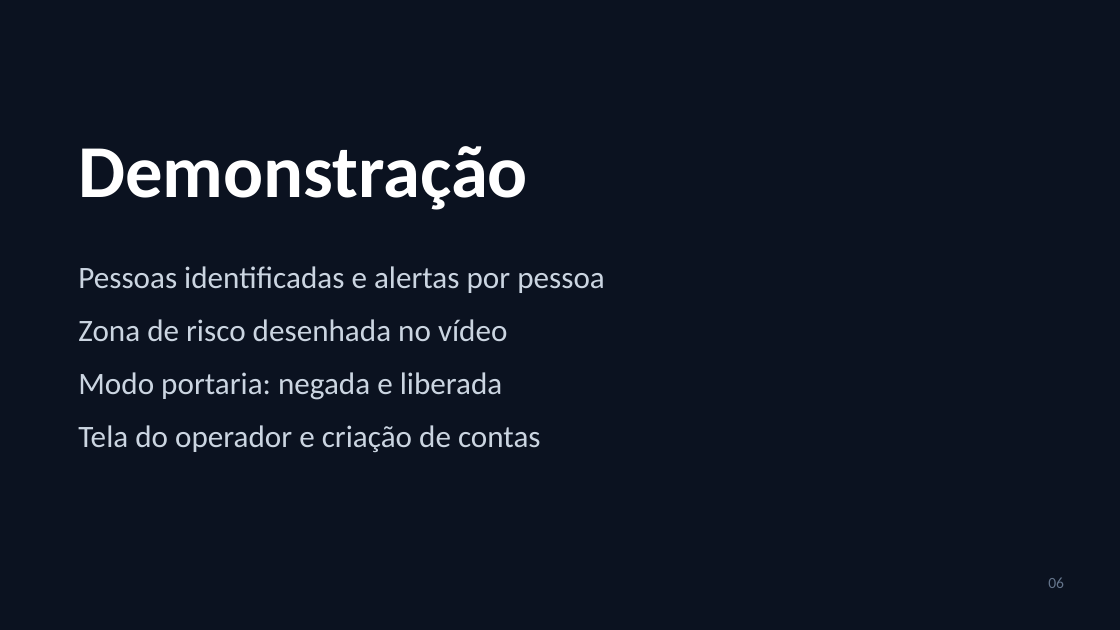
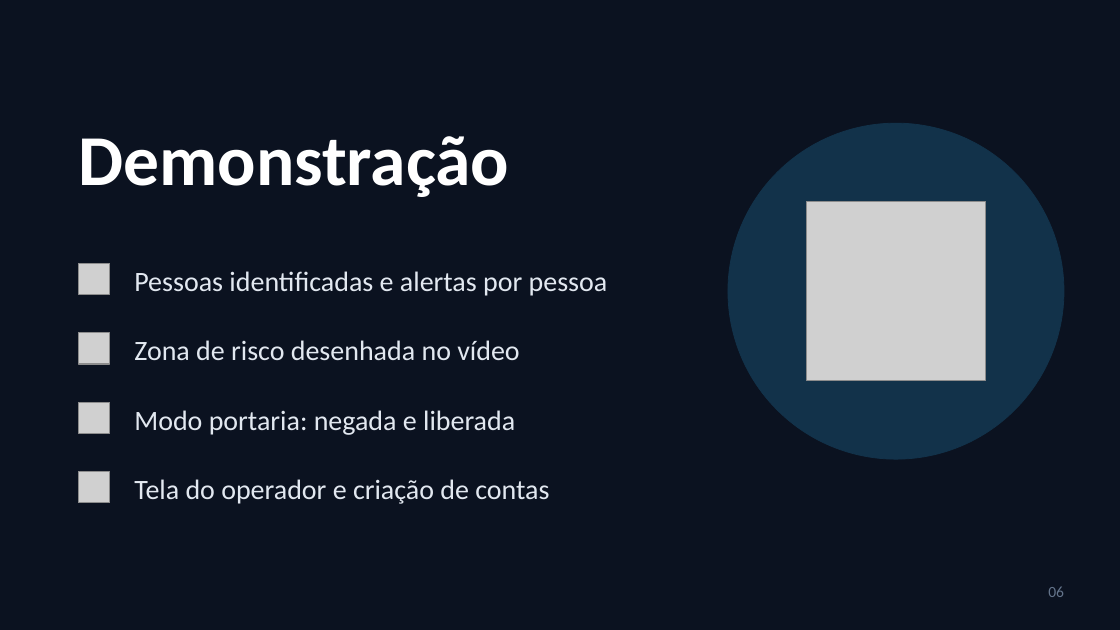
Before and after one commit to bolla-X/Challenge_5550, a slide deck: slide 6 of docs/pitch/VisionEPI-pitch-v2.pptx. Drawn at 1120x630 pixels with LibreOffice and Linux fonts; fonts in the diff are those of the drawing; grey boxes stand for pictures. Boxes give left, top, right and bottom in pixels: in the first picture for what was removed or moved away, otherwise in the second. Text is boxed around its words. In the diff, an @@ line names an element or a change of style, - is before the commit and + after.

```diff
--- a/docs/pitch/VisionEPI-pitch-v2.pptx
+++ b/docs/pitch/VisionEPI-pitch-v2.pptx
@@ text "Demonstração" moved from (x1=78, y1=146, x2=528, y2=210) to (x1=78, y1=136, x2=509, y2=197) @@
@@ text "Demonstração" at (x1=78, y1=136, x2=509, y2=197): size 48 to 46 pt @@
@@ ellipse added at (x1=728, y1=123, x2=1064, y2=459), fill #12324A, outline #12324A 0.5 pt @@
@@ picture added at (x1=806, y1=202, x2=986, y2=381) @@
@@ text removed at (x1=78, y1=266, x2=605, y2=452) @@
-Pessoas identificadas e alertas por pessoa
-Zona de risco desenhada no vídeo
-Modo portaria: negada e liberada
-Tela do operador e criação de contas
@@ picture added at (x1=78, y1=263, x2=110, y2=295) @@
@@ text added at (x1=134, y1=271, x2=608, y2=296), 18 pt, text #E2E8F0 @@
+Pessoas identificadas e alertas por pessoa
@@ picture added at (x1=78, y1=333, x2=110, y2=364) @@
@@ text added at (x1=134, y1=340, x2=519, y2=360), 18 pt, text #E2E8F0 @@
+Zona de risco desenhada no vídeo
@@ picture added at (x1=78, y1=402, x2=110, y2=433) @@
@@ text added at (x1=134, y1=410, x2=515, y2=435), 18 pt, text #E2E8F0 @@
+Modo portaria: negada e liberada
@@ picture added at (x1=78, y1=472, x2=110, y2=503) @@
@@ text added at (x1=134, y1=479, x2=549, y2=504), 18 pt, text #E2E8F0 @@
+Tela do operador e criação de contas
@@ text "06" moved from (x1=1048, y1=577, x2=1064, y2=588) to (x1=1048, y1=586, x2=1064, y2=597) @@
```
Also in this commit, not shown: 8 other slides changed, 1 other file.
